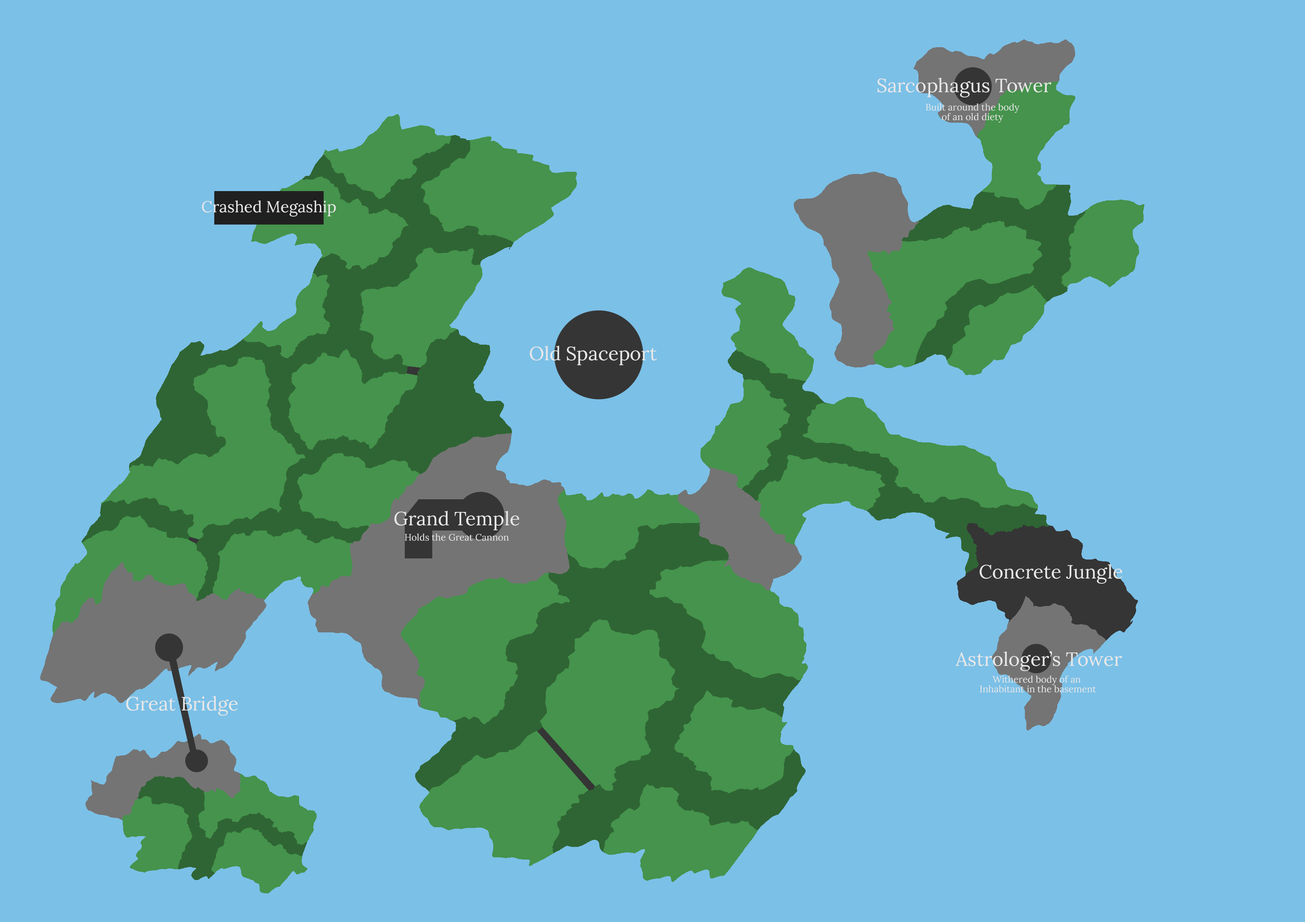
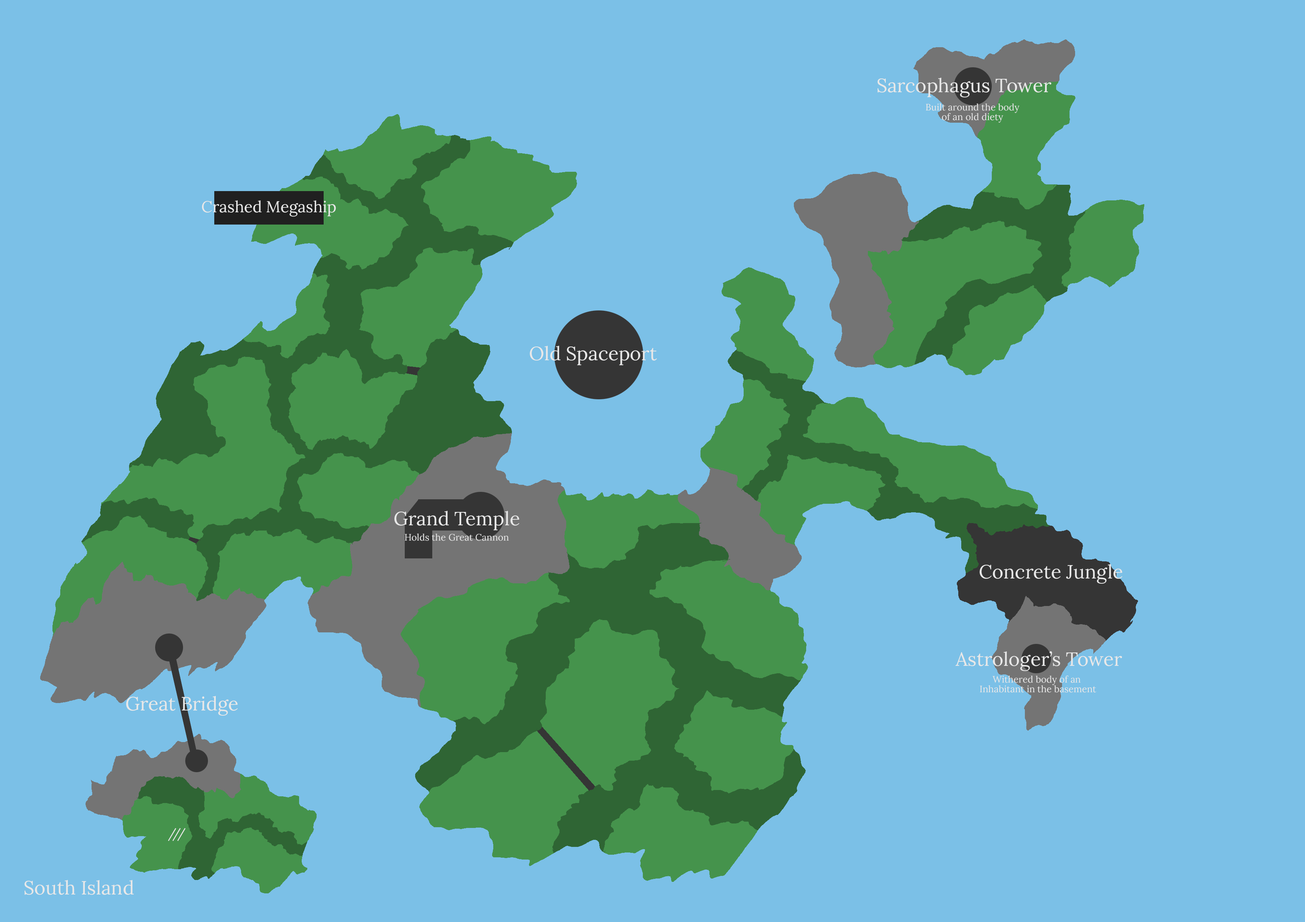
Comparing the layer stacks of the two 1305px x 922px images. Changes:
added layer "///" above "South Island" over box(167, 828, 186, 842)
added layer "South Island" above "Crashed Megaship" over box(24, 880, 134, 896)
